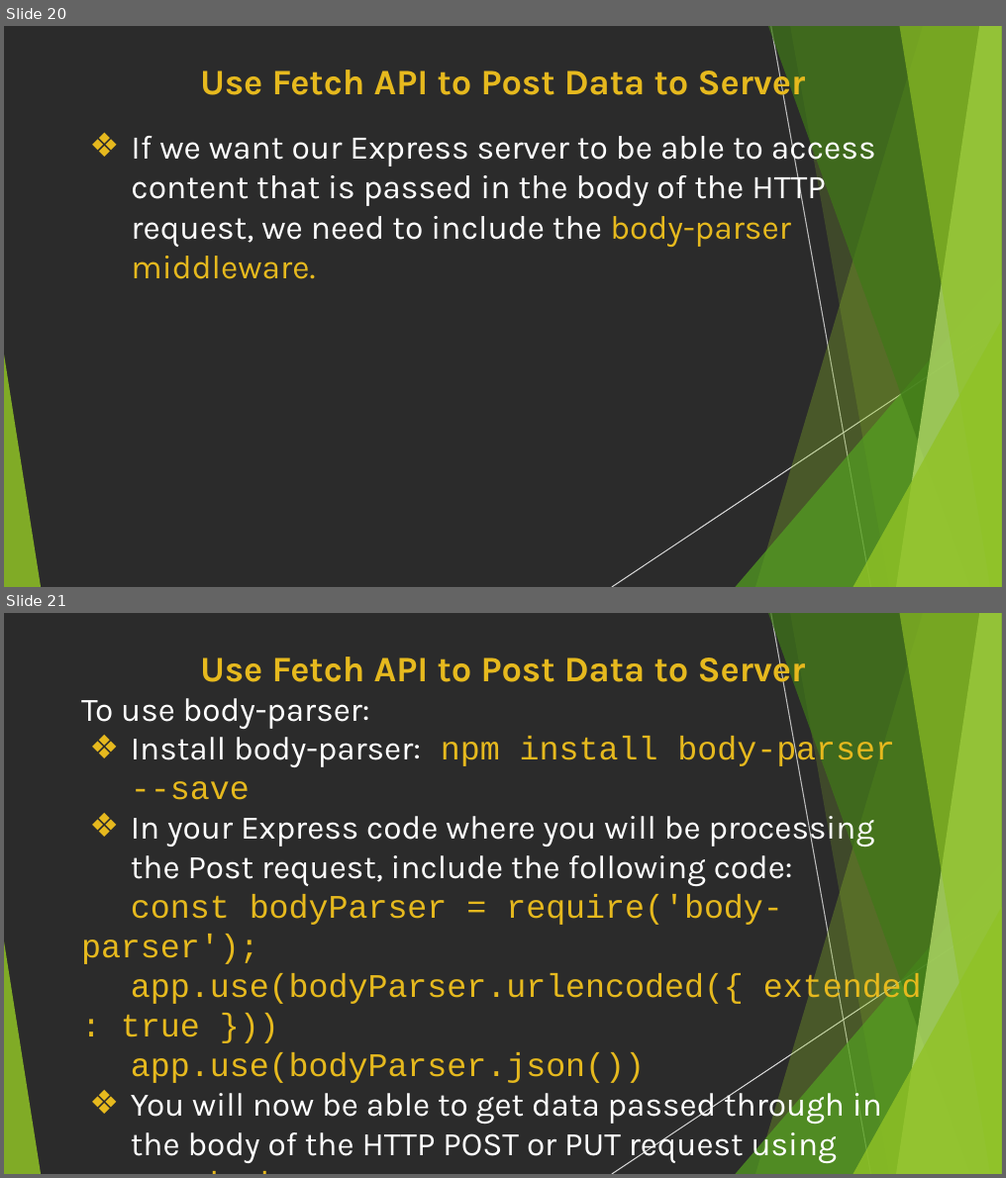
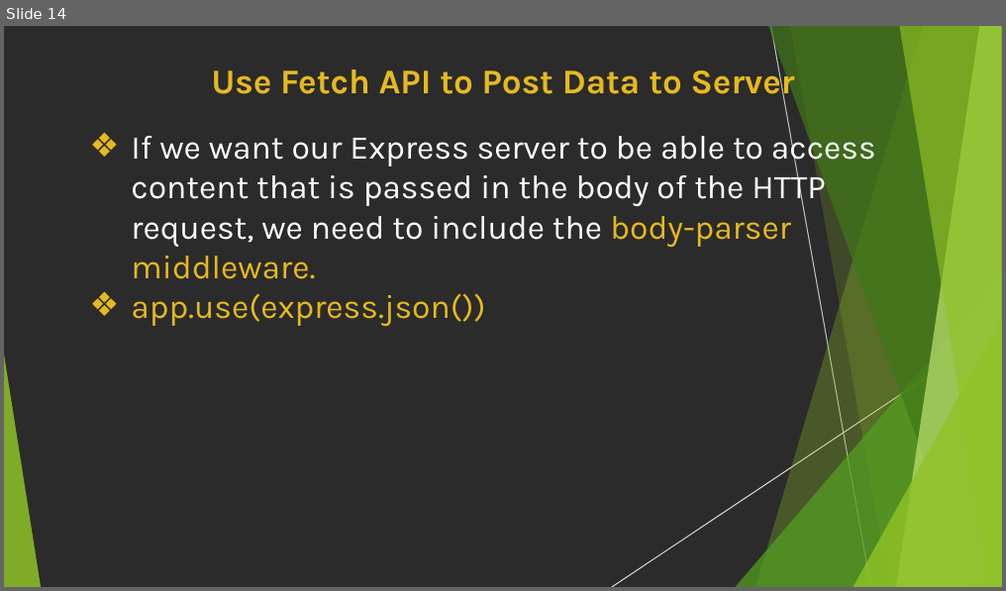
Before and after one commit to AssadMehmood/BackendNodeJS, a slide deck: Week2/Day1/FullStackWithReactAndExpress.pptx. Shown one above the other, each under a label of ours: slides 20 and 21 before the commit, slide 14 after it. The pictures are 1006x1178 and 1006x591 pixels, drawn with LibreOffice and Linux fonts; fonts in the diff are those of the drawing; background and template pictures are left out; a plain dark background stands for a picture behind light text. Boxes give left, top, right and bottom in pixels: in the first picture for what was removed or moved away, otherwise in the second. Text is boxed around its words. In the diff, an @@ line names an element or a change of style, - is before the commit and + after.

```diff
--- a/Week2/Day1/FullStackWithReactAndExpress.pptx
+++ b/Week2/Day1/FullStackWithReactAndExpress.pptx
@@ slide 21 removed at <box>4,613,1002,1174</box>, background picture (left out); not listed: 10 template elements that a slide beside it also shows @@
@@ title removed at <box>200,650,806,691</box> @@
-Use Fetch API to Post Data to Server
@@ text removed at <box>81,698,922,1163</box> @@
-To use body-parser:
-❖ Install body-parser: npm install body-parser --save
-❖ In your Express code where you will be processing the Post request, include the following code:
-const bodyParser = require('body-parser');
-app.use(bodyParser.urlencoded({ extended: true }))
-app.use(bodyParser.json())
-❖ You will now be able to get data passed through in the body of the HTTP POST or PUT request using req.body
@@ what was slide 20 is now slide 14 @@
@@ slide 14 changed as well @@
@@ title "Use Fetch API to Post ..." at <box>211,63,795,103</box>: size 25.9 to 25 pt @@
@@ outline redrawn in 3 elements at <box>755,26,1002,586</box>, <box>790,26,1002,586</box>, <box>768,26,1002,586</box> @@
@@ text at <box>131,293,485,327</box>: paragraph added @@
+❖ app.use(express.json())
```
Also in this commit, not shown: 12 other slides changed, 12 other slides removed, 4 other files.
